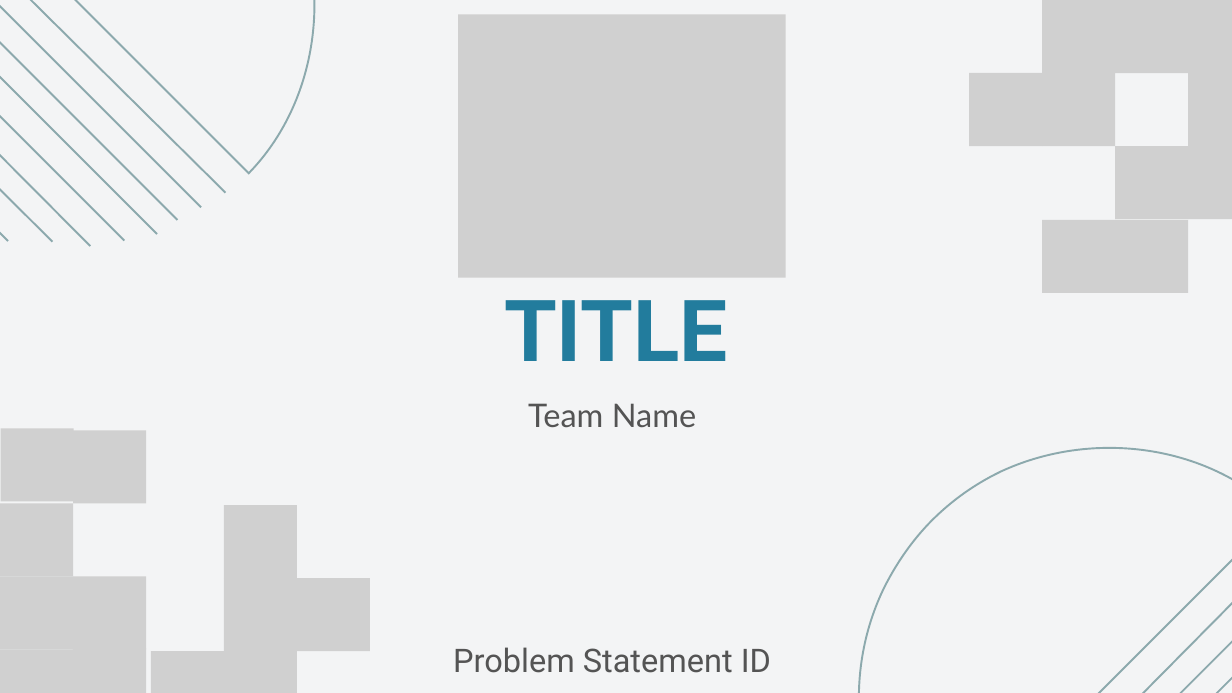
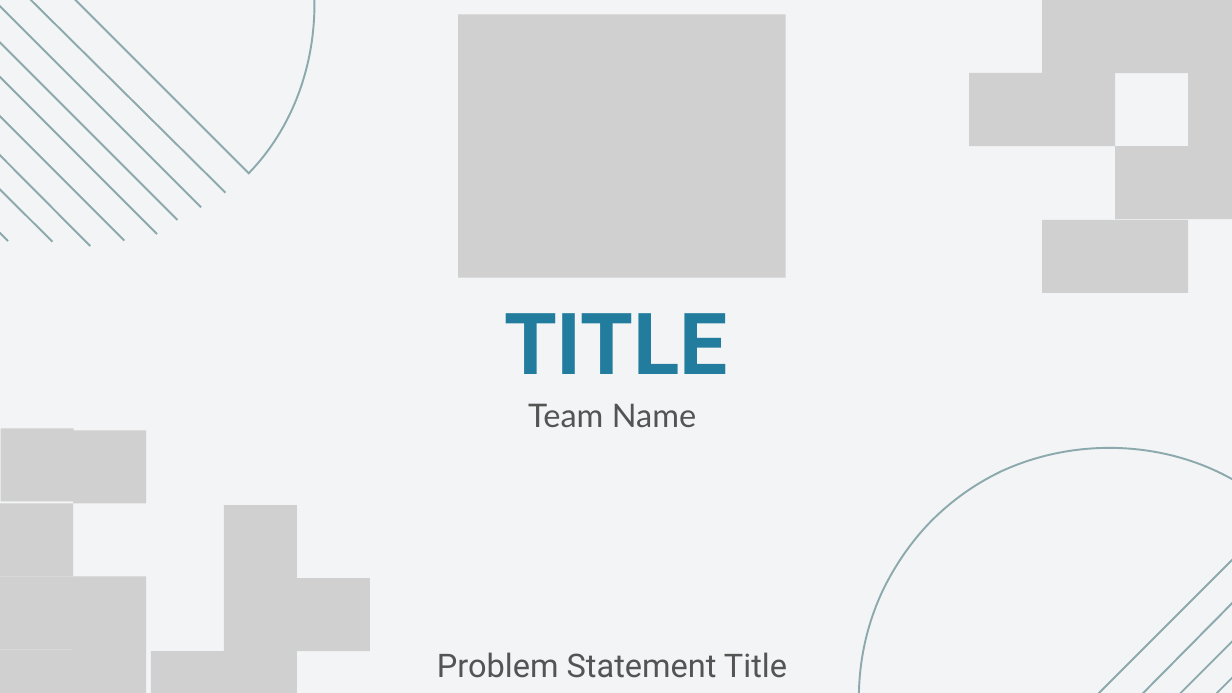
Before and after one commit to akuldeepj/recurse-codenovate, a slide deck: slide 1 of public/downloads/ppt-template.pptx. Drawn at 1232x693 pixels with LibreOffice and Linux fonts; fonts in the diff are those of the drawing; grey boxes stand for pictures. Boxes give left, top, right and bottom in pixels: in the first picture for what was removed or moved away, otherwise in the second. Text is boxed around its words. In the diff, an @@ line names an element or a change of style, - is before the commit and + after.

```diff
--- a/public/downloads/ppt-template.pptx
+++ b/public/downloads/ppt-template.pptx
@@ text "TITLE": place and size @@
-text "TITLE" at [504,300,728,361]
+text "TITLE" at [504,313,728,374]
@@ text at [437,652,787,678]: text changed @@
-Problem Statement ID
+Problem Statement Title
```
Also in this commit, not shown: 7 other slides changed.
